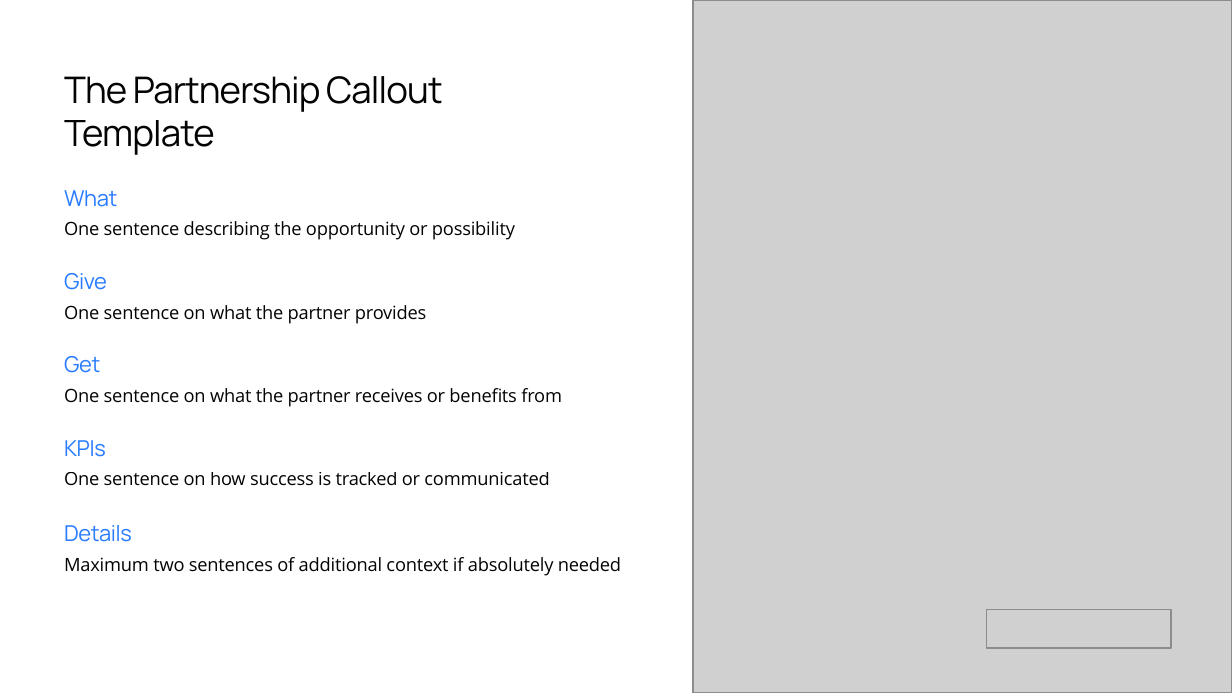
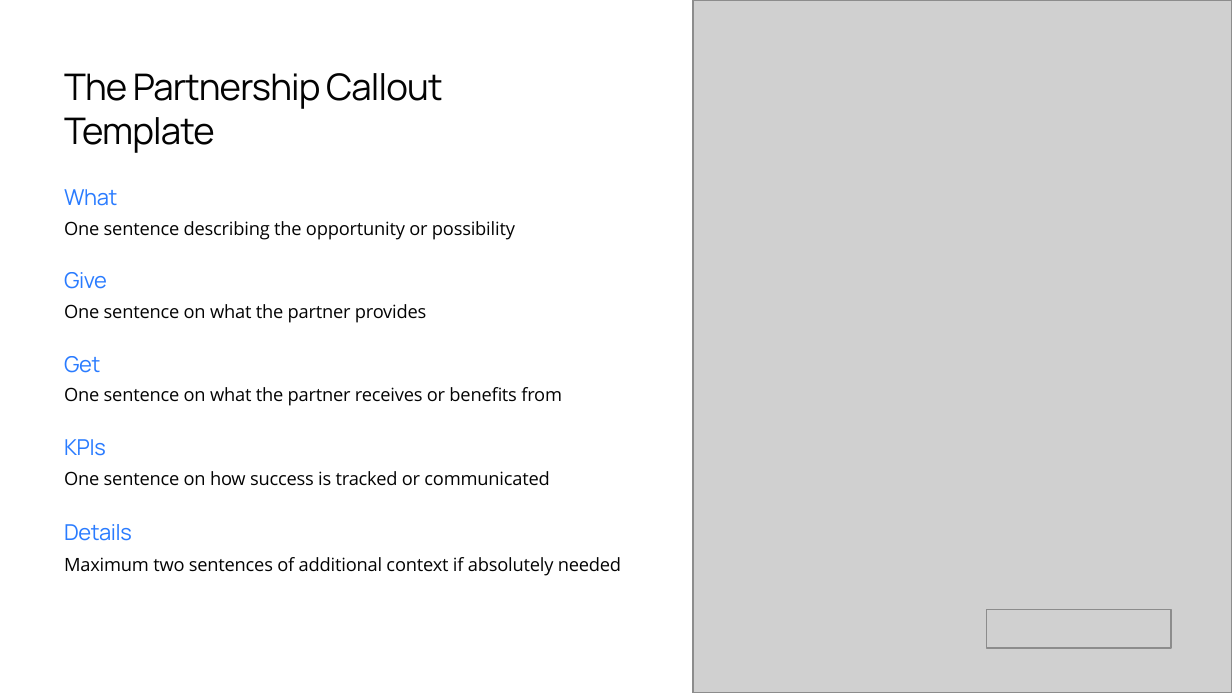
Before and after one commit to mdelprete91-cpu/presentazione, a slide deck: slide 3 of PPT giga.pptx. Drawn at 1232x693 pixels with LibreOffice and Linux fonts; fonts in the diff are those of the drawing; grey boxes stand for pictures. Boxes give left, top, right and bottom in pixels: in the first picture for what was removed or moved away, otherwise in the second. Text is boxed around its words. In the diff, an @@ line names an element or a change of style, - is before the commit and + after.

```diff
--- a/PPT giga.pptx
+++ b/PPT giga.pptx
@@ text "The Partnership Callout" at box(64, 73, 443, 153): vertical alignment middle to top @@
```
Also in this commit, not shown: 16 other slides changed.
